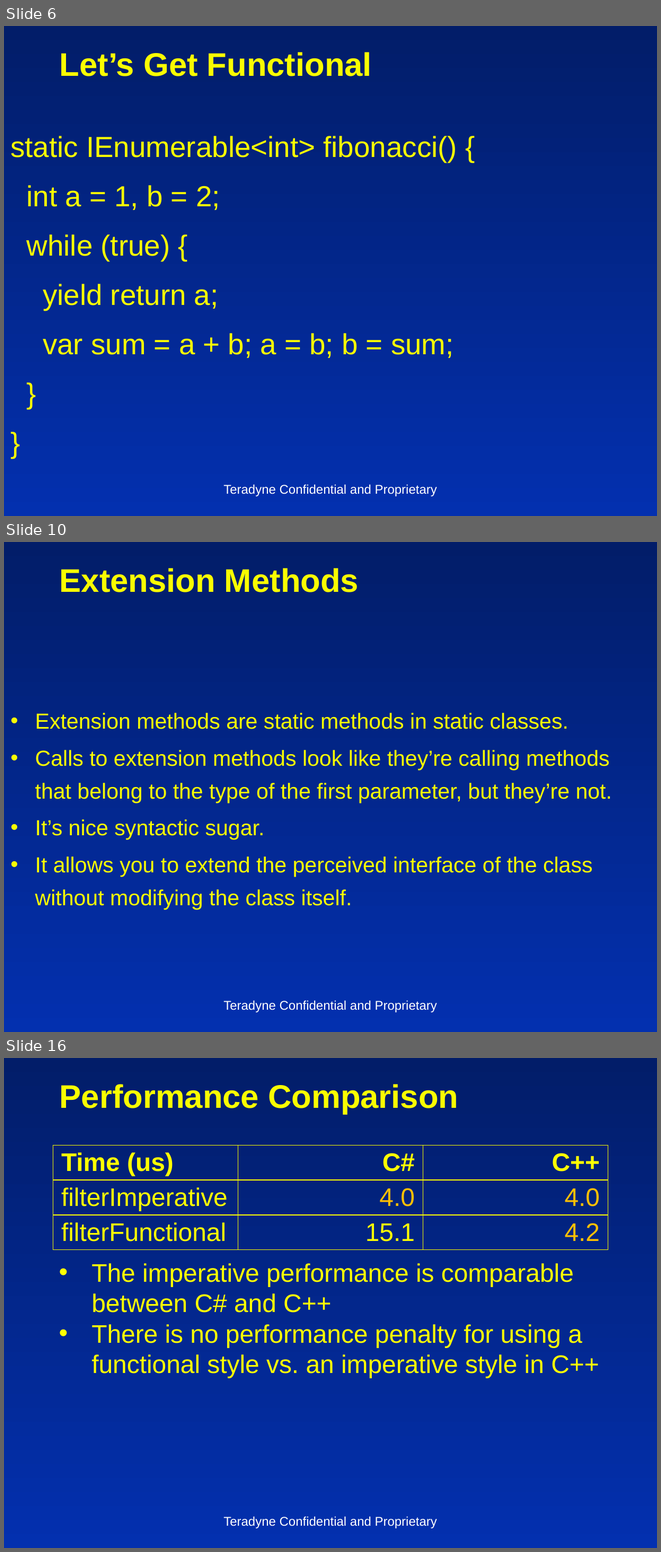
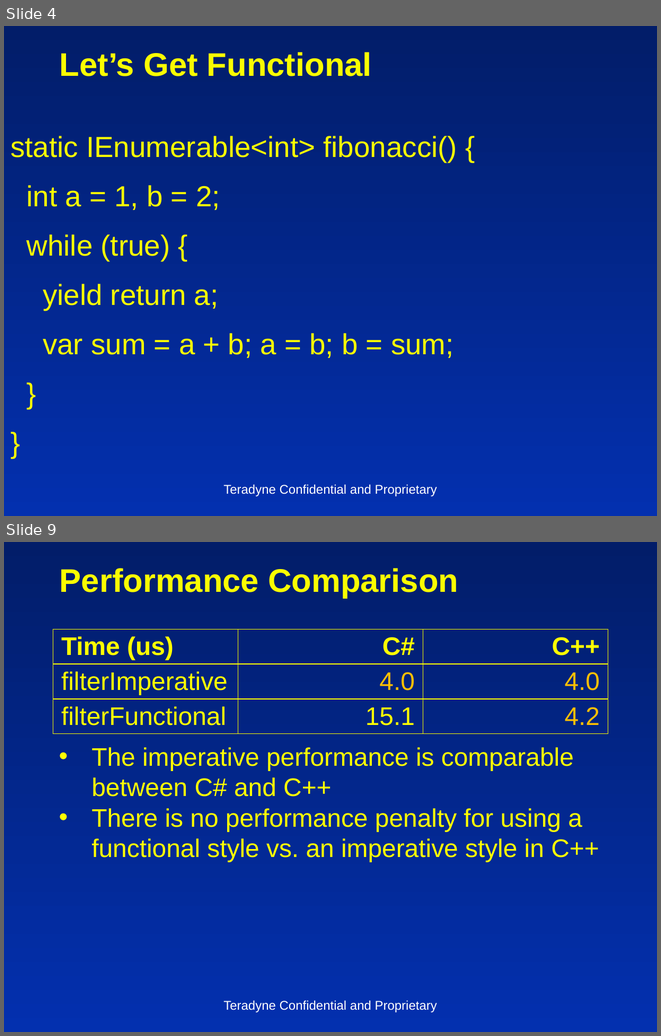
Before and after one commit to insideoutclub/Euler, a slide deck: FiveEasyPieces2.pptx. Shown one above the other, each under a label of ours: slides 6, 10 and 16 before the commit, slides 4 and 9 after it; the slides between them are not shown. The pictures are 661x1552 and 661x1036 pixels, drawn with LibreOffice and Linux fonts; fonts in the diff are those of the drawing. Boxes give left, top, right and bottom in pixels: in the first picture for what was removed or moved away, otherwise in the second. Text is boxed around its words. In the diff, an @@ line names an element or a change of style, - is before the commit and + after.

```diff
--- a/FiveEasyPieces2.pptx
+++ b/FiveEasyPieces2.pptx
@@ slide 10 removed at [4, 542, 657, 1032], background gradient #021D69 to #0330AF @@
@@ title removed at [60, 568, 359, 592] @@
-Extension Methods
@@ text removed at [35, 713, 612, 909] @@
-• Extension methods are static methods in static classes.
-• Calls to extension methods look like they’re calling methods that belong to the type of the first parameter, but they’re not.
-• It’s nice syntactic sugar.
-• It allows you to extend the perceived interface of the class without modifying the class itself.
@@ text removed at [223, 1000, 437, 1012] @@
-Teradyne Confidential and Proprietary
@@ what was slide 6 is now slide 4 @@
@@ what was slide 16 is now slide 9 @@
```
Also in this commit, not shown: 5 slides changed, 6 other slides removed, 1 other file.
